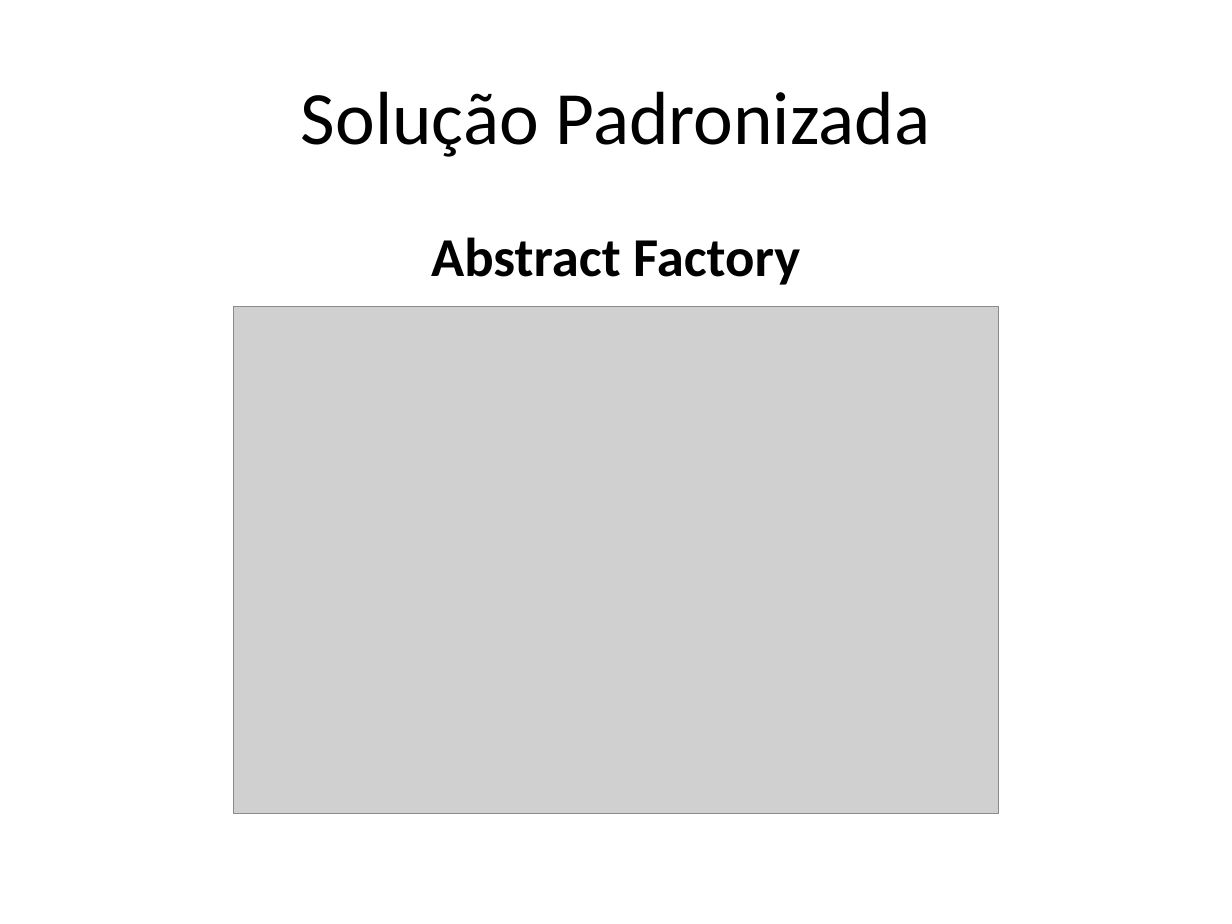
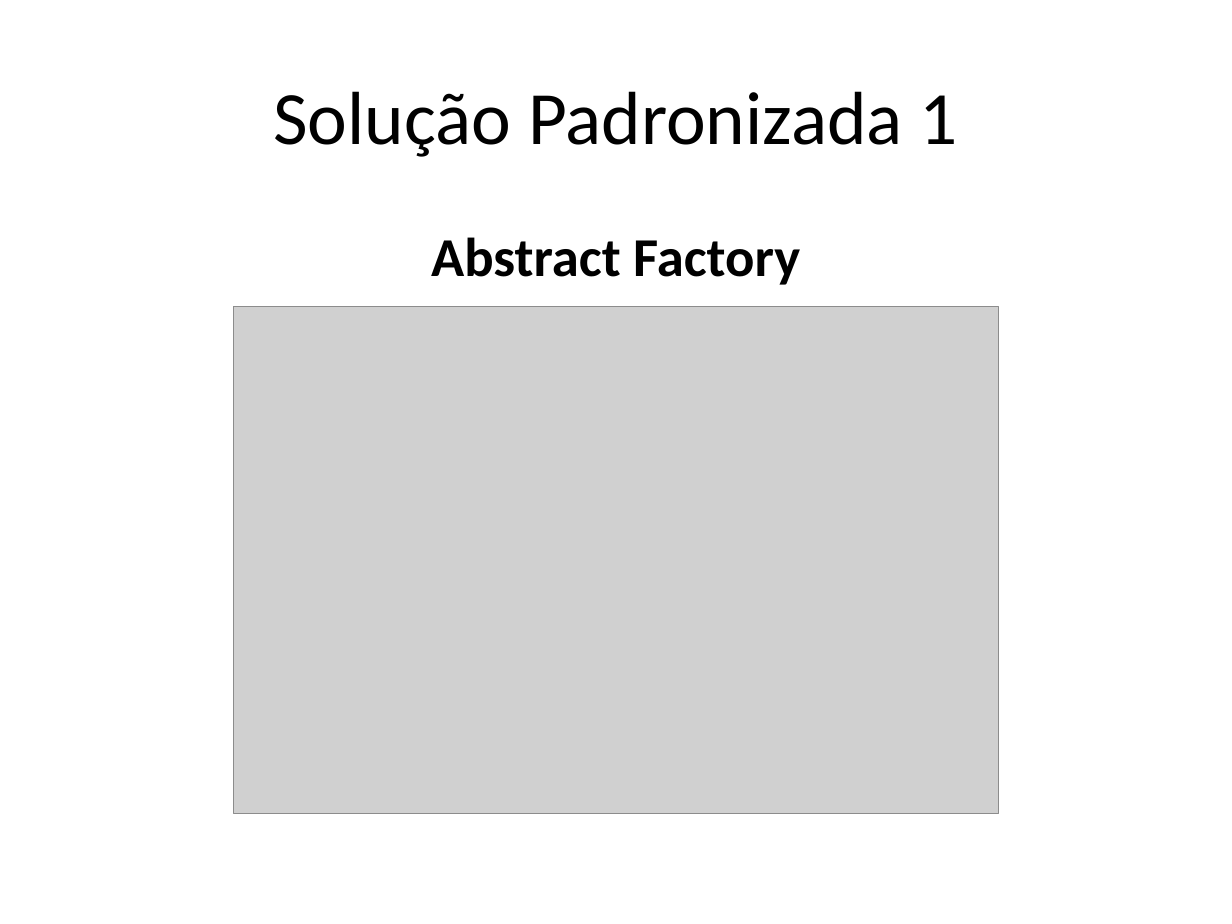
Before and after one commit to DudsNascimento/DuDente, a slide deck: slide 3 of Exemplo de Padrão de Projeto.pptx. Drawn at 1232x924 pixels with LibreOffice and Linux fonts; fonts in the diff are those of the drawing; grey boxes stand for pictures. Boxes give left, top, right and bottom in pixels: in the first picture for what was removed or moved away, otherwise in the second. Text is boxed around its words. In the diff, an @@ line names an element or a change of style, - is before the commit and + after.

```diff
--- a/Exemplo de Padrão de Projeto.pptx
+++ b/Exemplo de Padrão de Projeto.pptx
@@ title at [273,91,958,157]: text changed @@
-Solução Padronizada
+Solução Padronizada 1
```
Also in this commit, not shown: 2 other slides changed, 4 slides added.
